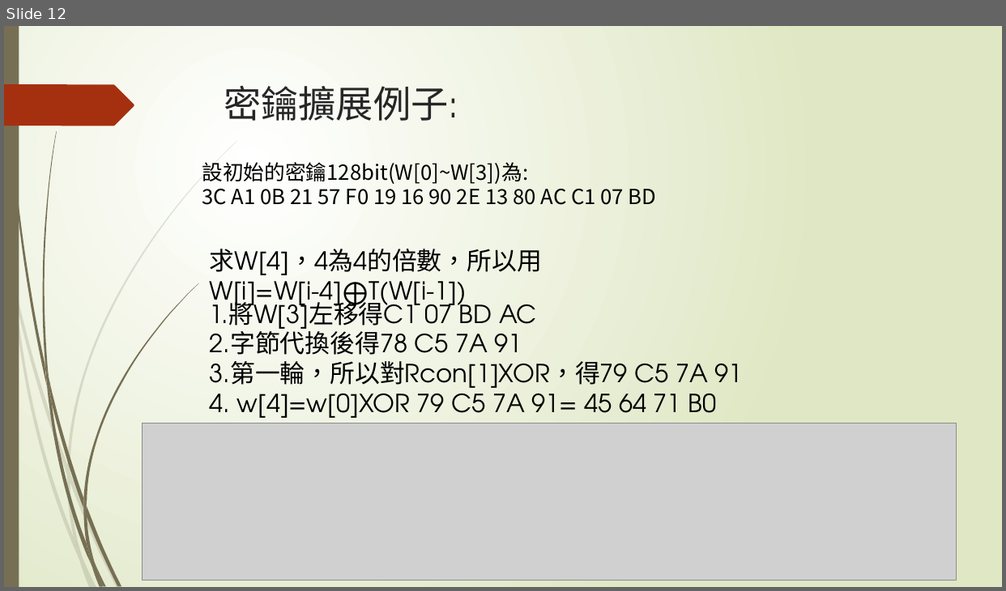
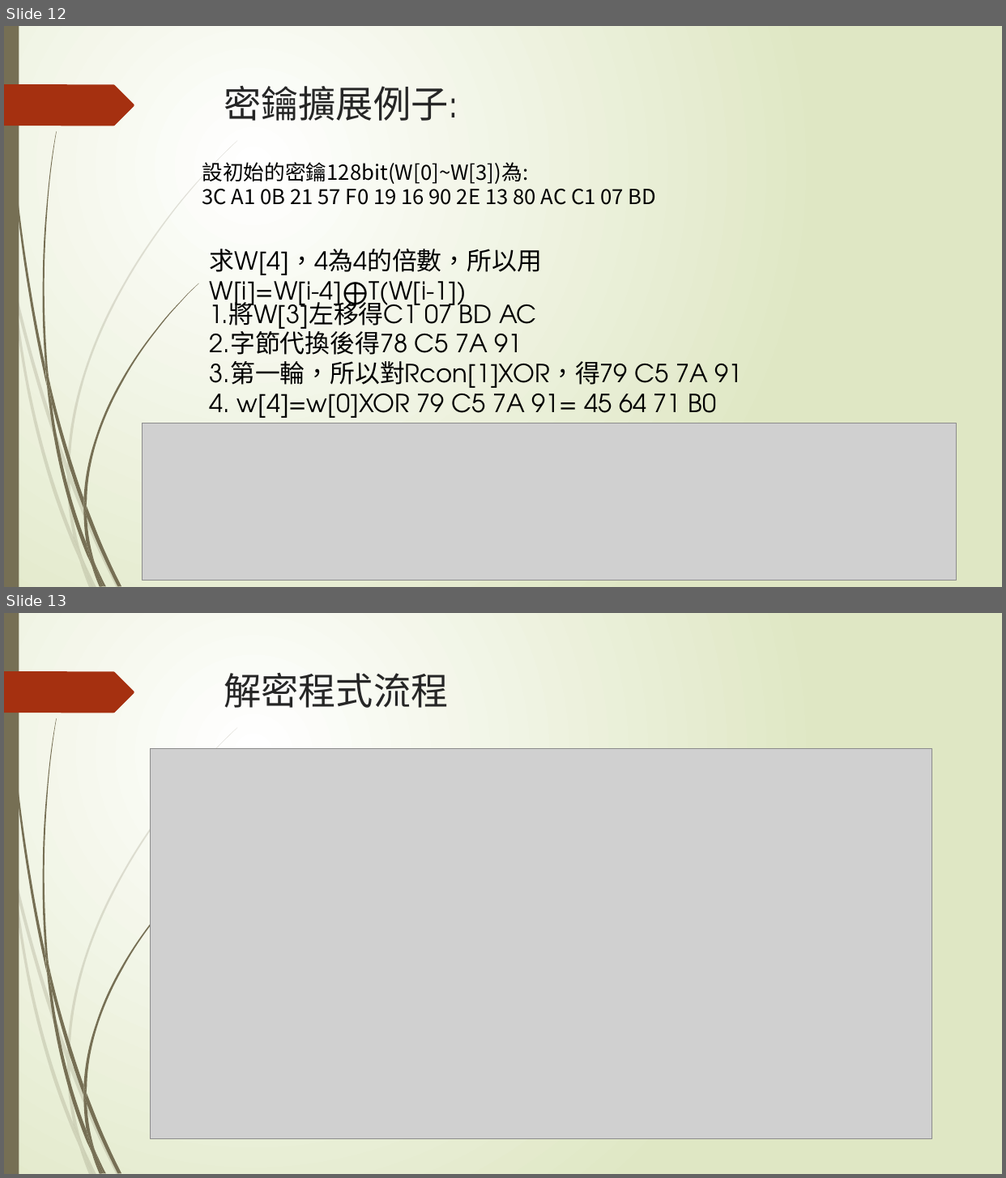
Before and after one commit to sanwich27/2019_FPGA_Design_Group4, a slide deck: final_project/AES加密&解密.pptx. Shown one above the other, each under a label of ours: slide 12 before the commit, slides 12 and 13 after it. The pictures are 1006x591 and 1006x1178 pixels, drawn with LibreOffice and Linux fonts; fonts in the diff are those of the drawing; grey boxes stand for pictures. Boxes give left, top, right and bottom in pixels: in the first picture for what was removed or moved away, otherwise in the second. Text is boxed around its words. In the diff, an @@ line names an element or a change of style, - is before the commit and + after.

```diff
--- a/final_project/AES加密&解密.pptx
+++ b/final_project/AES加密&解密.pptx
@@ slide 13 added at (x1=4, y1=613, x2=1002, y2=1174), background gradient #FFFFFF to #DFE8C4; not listed: 24 template elements that a slide beside it also shows @@
@@ title added at (x1=224, y1=673, x2=448, y2=708), 36 pt, text #262626 @@
+解密程式流程
@@ picture added at (x1=150, y1=749, x2=932, y2=1139) @@
```
Also in this commit, not shown: 1 slide changed, 8 other slides added.
